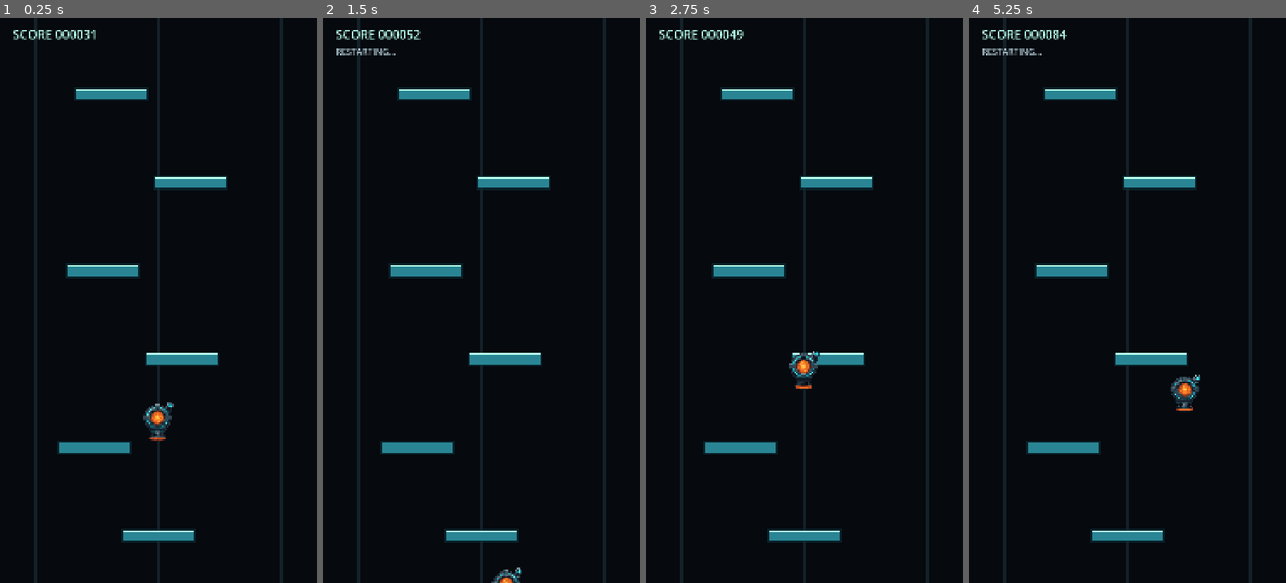
Above: before the commit, frames 1-4 (left to right).
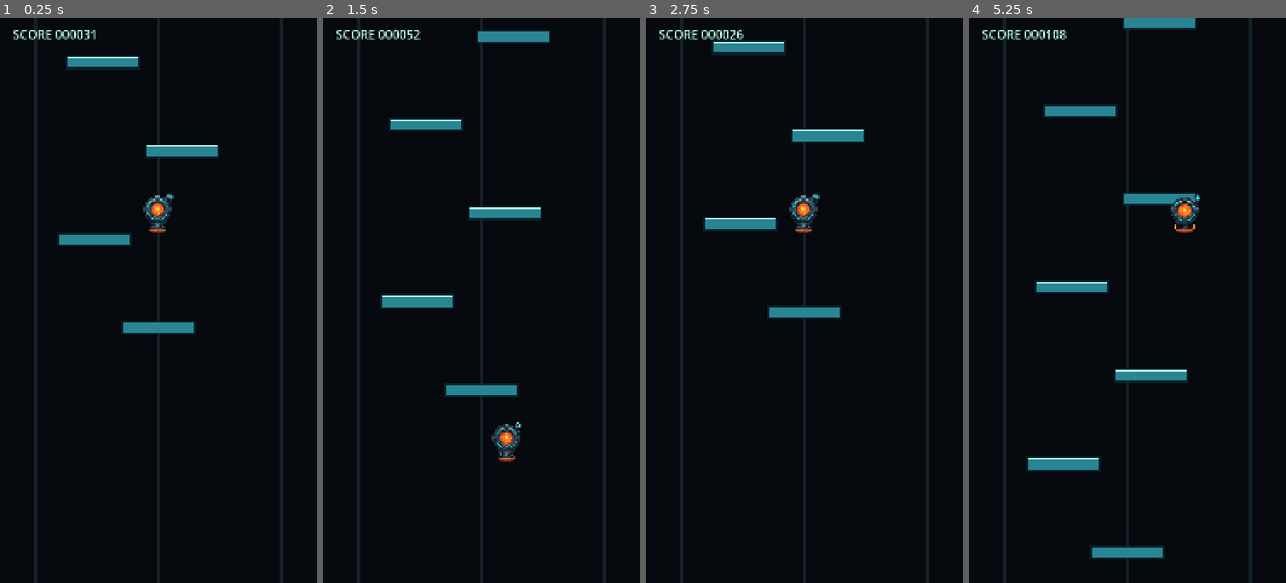
Above: after the commit, the same moments.

Repository: ScriptByFei/kernwerk-godot
Game: Godot game, scene res://scenes/game/game.tscn
The game is run twice, just before and just after one commit, with the same random seed, the same clock (stepped at 60 frames per second) and the same inputs.
Inputs (mouse positions are in pixels of both pictures, inside the frame that each line leads up to):
- Up to frame 1 (0.25 s): no input
- Up to frame 2 (1.5 s): tap Enter at 0.5 s; move the mouse to (551, 272) at 0.52 s; hold D (move_right) 0.53-1.25 s; click (551, 272) at 0.67 s; drag from (418, 328) to (465, 413) at 1.27 s
- Up to frame 3 (2.75 s): tap Space at 2 s; move the mouse to (836, 176) at 2.02 s; hold A (move_left) from 2.03 s (still down)
- Up to frame 4 (5.25 s): release A (move_left) at 2.75 s; drag from (1111, 413) to (1032, 215) at 2.77 s; move the mouse to (1222, 385) at 3.52 s; hold D (move_right) 3.53-4.25 s; drag from (1032, 215) to (1079, 159) at 4.27 s; move the mouse to (1143, 300) at 5.02 s; hold D (move_right) from 5.03 s (still down); click (1143, 300) at 5.17 s

The runs differ from the first frame. In frame 1, 6.6% of the frame differs, in the area x 18-72%, y 6-93%; in frame 2, 7.2%; in frame 3, 6.5%; in frame 4, 8.3%, in the area x 4-73%, y 0-96%.

Commit message:
fix: start camera on jumper so death line sits below play area

Diff:
--- a/scripts/game/game.gd
+++ b/scripts/game/game.gd
@@ -57,6 +57,10 @@
 	camera.name = "VerticalCamera"
 	camera.target = jumper
 	add_child(camera)
+	# Start the camera on the jumper so the death line sits below the play area,
+	# not above it. The camera only follows upward, so a static CAMERA_START
+	# leaves the jumper permanently below the death line (instant game over).
+	camera.position = Vector2(jumper.global_position.x, jumper.global_position.y + JumpConfig.CAMERA_LEAD)
 
 func _update_score() -> void:
 	if jumper == null:
--- a/tests/gameplay_loop_test.gd
+++ b/tests/gameplay_loop_test.gd
@@ -44,7 +44,7 @@
 	_check(not game.is_game_over, "restart clears game over")
 	_check(game.score == 0 and game.difficulty == 0, "restart resets score and difficulty")
 	_check(game.jumper.global_position == Vector2(540.0, game.START_Y), "restart restores the jumper start position")
-	_check(game.camera.global_position == JumpConfig.CAMERA_START, "restart restores the camera start position")
+	_check(game.camera.global_position == Vector2(540.0, game.START_Y + JumpConfig.CAMERA_LEAD), "restart restores the camera start position")
 	_check(game.platform_director.active_positions == JumpConfig.PLATFORM_LAYOUT, "restart restores the initial platform route")
 
 	game.queue_free()
